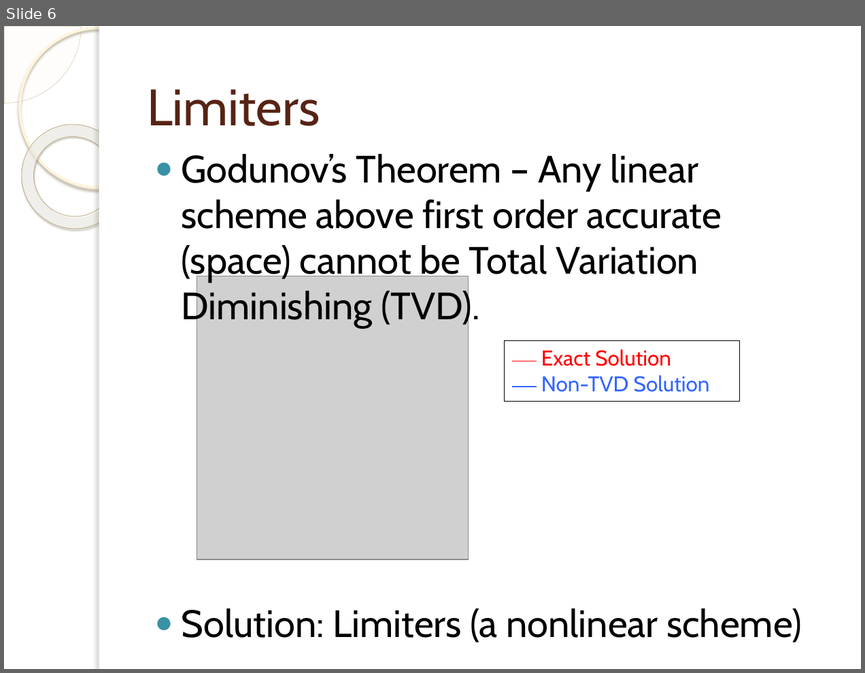
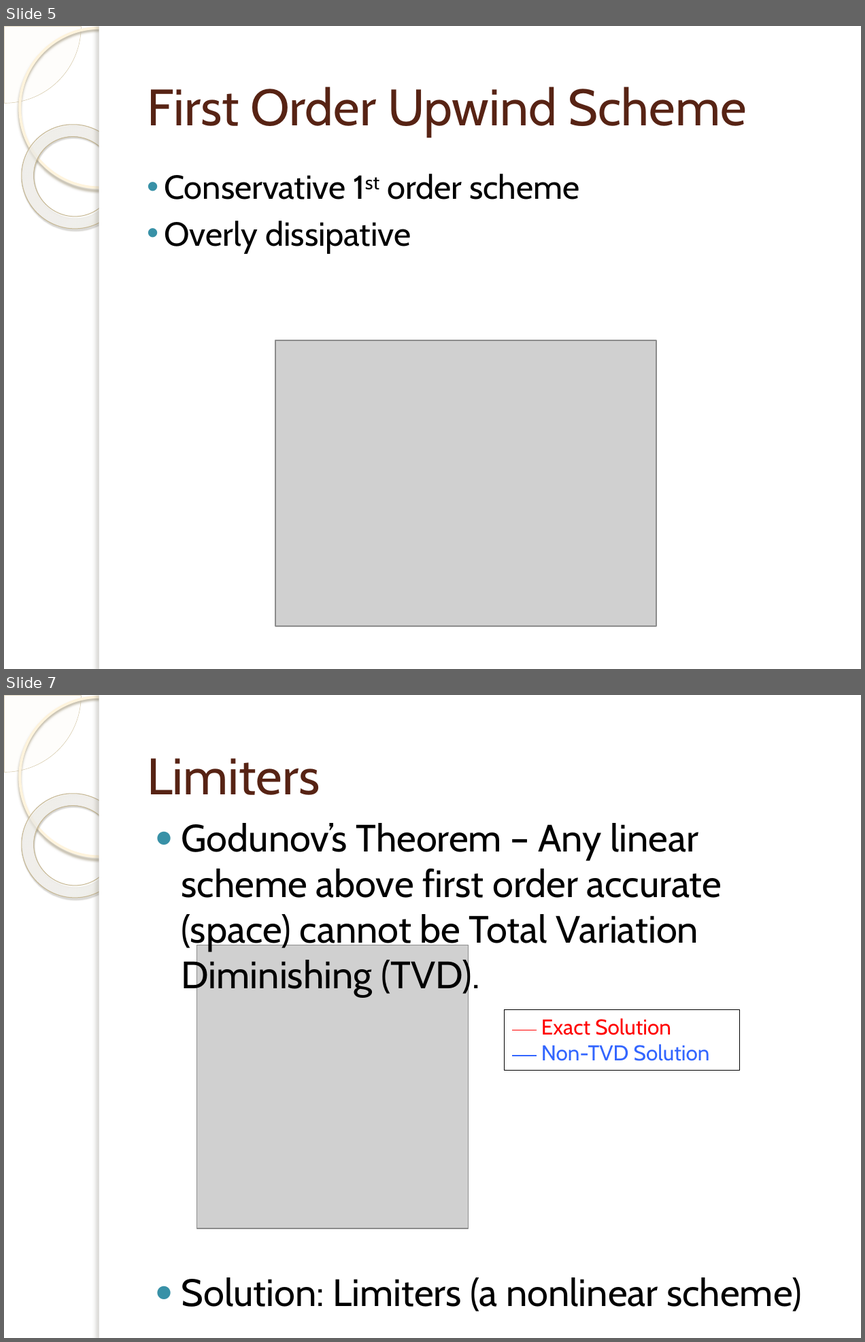
Before and after one commit to wmatern/summer_LANL, a slide deck: Final Research Presentation/Final_LongPres_Davis_Matern.pptx. Shown one above the other, each under a label of ours: slide 6 before the commit, slides 5 and 7 after it; the slides between them are not shown. The pictures are 865x673 and 865x1342 pixels, drawn with LibreOffice and Linux fonts; fonts in the diff are those of the drawing; grey boxes stand for pictures; background and template pictures are left out. Boxes give left, top, right and bottom in pixels: in the first picture for what was removed or moved away, otherwise in the second. Text is boxed around its words. In the diff, an @@ line names an element or a change of style, - is before the commit and + after.

```diff
--- a/Final Research Presentation/Final_LongPres_Davis_Matern.pptx
+++ b/Final Research Presentation/Final_LongPres_Davis_Matern.pptx
@@ slide 5 added at (4, 26, 861, 669), background picture (left out); not listed: 5 template elements that a slide beside it also shows @@
@@ title added at (147, 87, 747, 136), 43 pt, text #572314 @@
+First Order Upwind Scheme
@@ text added at (164, 174, 579, 253), 28 pt, text #000000 @@
+• Conservative 1st order scheme
+• Overly dissipative
@@ picture added at (275, 340, 656, 626) @@
@@ what was slide 6 is now slide 7 @@
```
Also in this commit, not shown: 10 slides changed, 4 other slides added, 5 slides removed, 14 other files.
